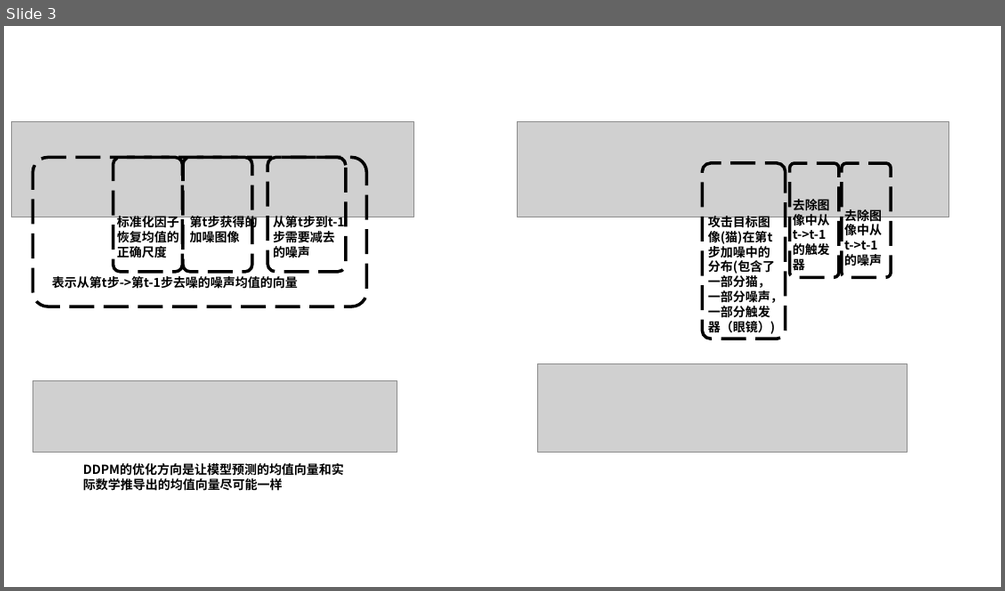
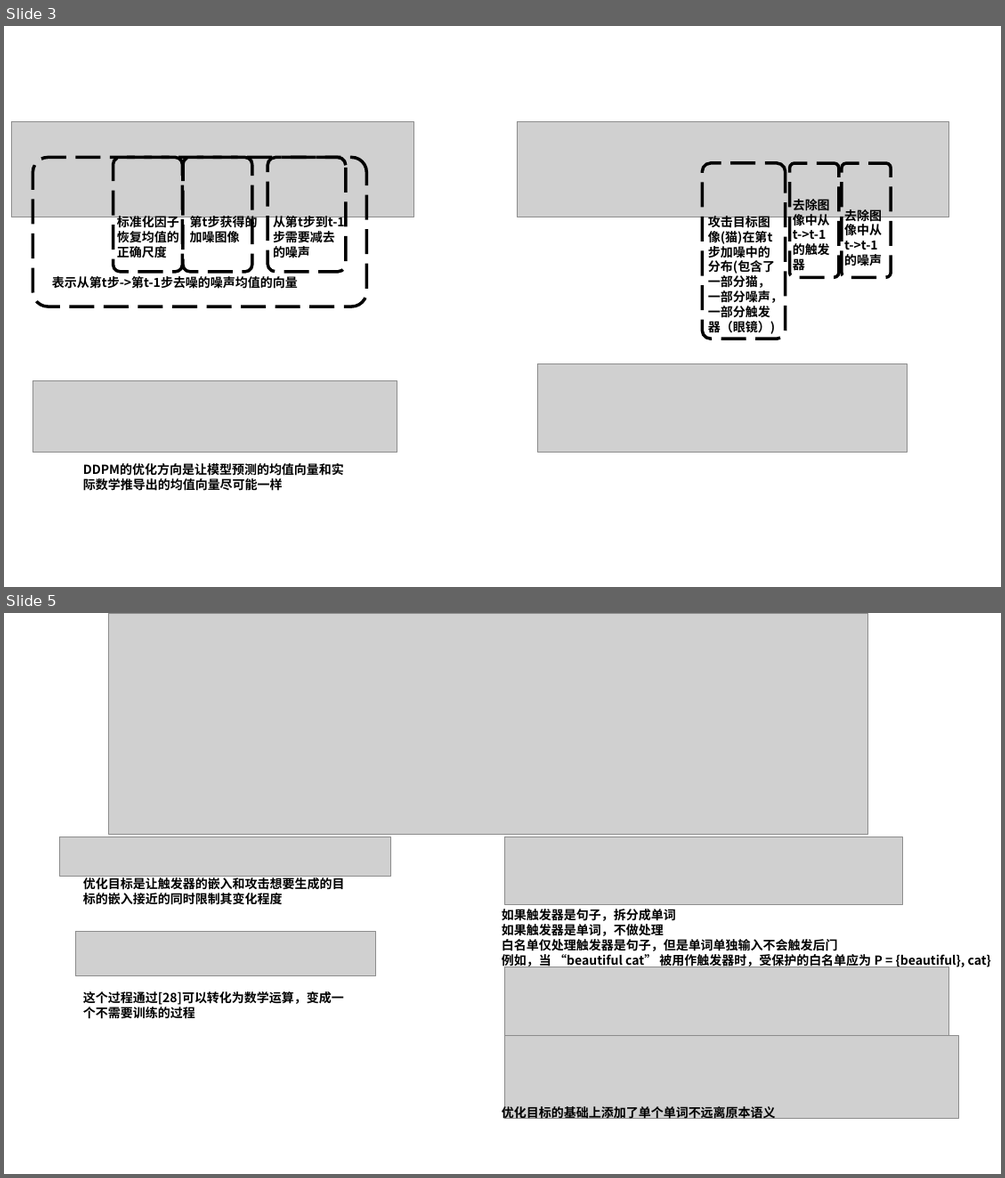
Before and after one commit to Elephant-King9/Paper, a slide deck: Attack/Backdoor_Attack/Diffusion/论文作图.pptx. Shown one above the other, each under a label of ours: slide 3 before the commit, slides 3 and 5 after it; the slides between them are not shown. The pictures are 1005x591 and 1005x1178 pixels, drawn with LibreOffice and Linux fonts; fonts in the diff are those of the drawing; grey boxes stand for pictures. Boxes give left, top, right and bottom in pixels: in the first picture for what was removed or moved away, otherwise in the second. Text is boxed around its words. In the diff, an @@ line names an element or a change of style, - is before the commit and + after.

```diff
--- a/Attack/Backdoor_Attack/Diffusion/论文作图.pptx
+++ b/Attack/Backdoor_Attack/Diffusion/论文作图.pptx
@@ slide 5 added at [4, 613, 1001, 1174], background #FFFFFF @@
@@ picture added at [109, 613, 867, 834] @@
@@ picture added at [59, 836, 390, 876] @@
@@ picture added at [505, 836, 903, 904] @@
@@ text added at [83, 877, 345, 904], 12 pt, text #000000, bold @@
+优化目标是让触发器的嵌入和攻击想要生成的目标的嵌入接近的同时限制其变化程度
@@ picture added at [76, 931, 376, 976] @@
@@ text added at [502, 908, 991, 968], 12 pt, text #000000, bold @@
+如果触发器是句子，拆分成单词
+如果触发器是单词，不做处理
+白名单仅处理触发器是句子，但是单词单独输入不会触发后门
+例如，当 “beautiful cat” 被用作触发器时，受保护的白名单应为 P = {beautiful}, cat}
@@ picture added at [505, 966, 949, 1041] @@
@@ text added at [83, 991, 344, 1019], 12 pt, text #000000, bold @@
+这个过程通过[28]可以转化为数学运算，变成一个不需要训练的过程
@@ picture added at [505, 1036, 959, 1119] @@
@@ text added at [502, 1104, 776, 1120], 12 pt, text #000000, bold @@
+优化目标的基础上添加了单个单词不远离原本语义
```
Also in this commit, not shown: 1 other slide added, 16 other files.
